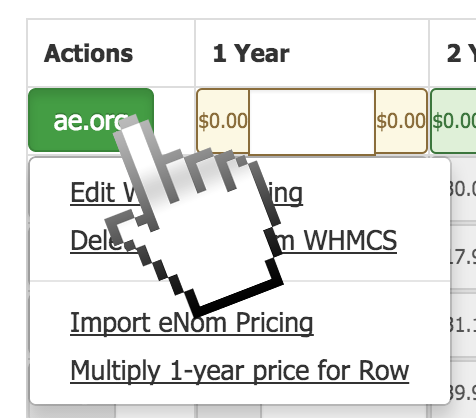
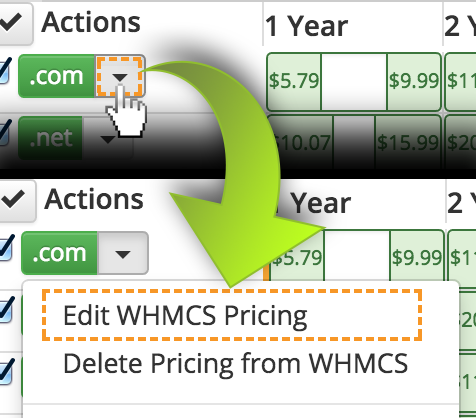
Layers edited between the first and the second (476, 418) image:
painted on "Cursor" over <box>104,83,284,320</box>
added layer "Rectangle 1" above "arrow" over <box>97,57,142,96</box>
added layer "arrow" above "Rectangle 1 copy" over <box>137,60,327,289</box>
added layer "Rectangle 1 copy" above "line" over <box>42,289,422,341</box>
added layer "line" (hard light) above "dropdown" over <box>0,169,476,179</box>
added layer "dropdown" above "trigger" over <box>0,173,476,418</box>
renamed "Background" to "trigger", painted on it over <box>0,0,476,418</box>
